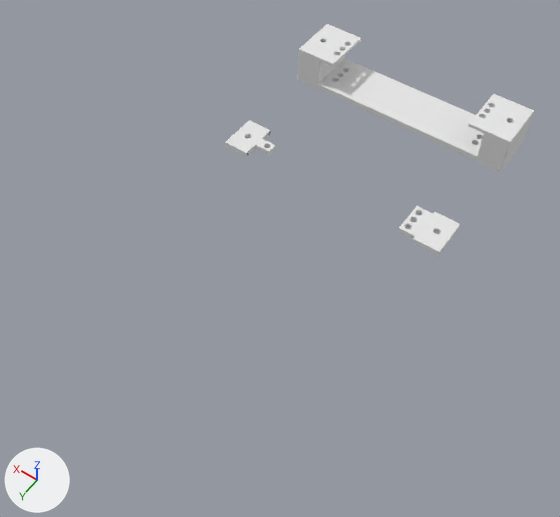
What one commit did to the Blender file Case01/foot.blend.
Rendered twice from a camera (50 mm lens) standing at (-190.0, 437.0, 407.0) and looking at (-4.0, 176.0, -3.0). Lighting does not change. The marker at lower left points along +X, +Y and +Z.

Script lines for the objects in view, before the commit:
```python
ob_foot = bpy.data.objects.new('Foot', me_cube)
ob_foot.location = (0.0, 0.0, 0.0)
ob_foot.rotation_euler = (1.571, 0.0, 0.0)  # degrees (90, 0, 0)
ob_foot_001 = bpy.data.objects.new('Foot.001', me_cube_008)
ob_foot_001.location = (0.0, 100.0, 0.0)
ob_foot_001.rotation_euler = (1.571, 0.0, 0.0)  # degrees (90, 0, 0)
```
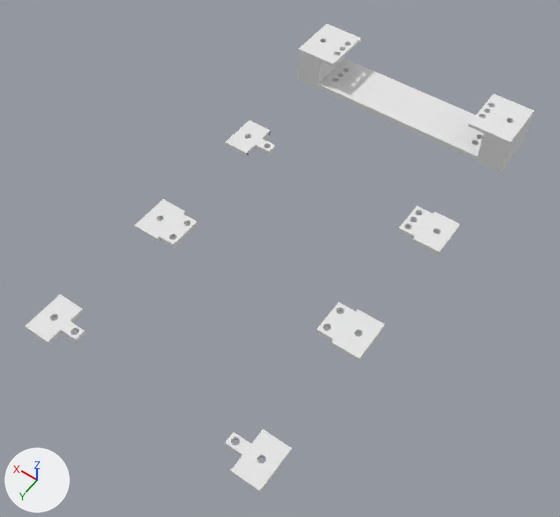
What differs and where, as boxes [x1, y1, x2, y2] in the pictures (560 x 517 px):
'Foot.003', added: after [25, 294, 292, 493]
'Foot.002', added: after [135, 199, 385, 362]

Edits to the bpy script that builds the scene:
```text
Add me_cube_010:
    me_cube_010.from_pydata(...)  # 416 vertices, 220 faces; spans x -90.0..90.0, y 0.0..4.0, z -15.0..15.0
    me_cube_010.materials.append(mat_material)  # white #e7e7e7
Add me_cube_014:
    me_cube_014.from_pydata(...)  # 352 vertices, 236 faces; spans x -90.0..90.0, y 0.0..4.0, z -15.0..15.0
    me_cube_014.materials.append(mat_material)  # white #e7e7e7
Add ob_foot_002:
    ob_foot_002 = bpy.data.objects.new('Foot.002', me_cube_010)
    ob_foot_002.location = (0.0, 200.0, 0.0)
    ob_foot_002.rotation_euler = (1.571, 0.0, 0.0)  # degrees (90, 0, 0)
    _vg = ob_foot_002.vertex_groups.new(name='Group')
    _vg = ob_foot_002.vertex_groups.new(name='Group.001')
    _vg.add([0, 1, 2, 3, 4, 5, 6, 7, 8, 9, 10, 11, 12, 13, 14, 15, 16, 17, 18, 19, 20, 21, 22, 23, 24, 25, 26, 27, 28, 29, 30, 31, 32, 33, 34, 35, 36, 37, 38, 39, 40, 41, 42, 43, 44, 45, 46, 47, 48, 49, 50, 51, 52, 53, 54, 55, 56, 57, 58, 59, 60, 61, 62, 63, 64, 65, 66, 67, 68, 69, 70, 71, 72, 73, 74, 75, 76, 77, 78, 79, 80, 81, 82, 83, 84, 85, 86, 87, 88, 89, 90, 91, 92, 93, 94, 95, 96, 97, 98, 99, 100, 101, 102, 103, 104, 105, 106, 107, 108, 109, 110, 111, 112, 113, 114, 115, 116, 117, 118, 119, 120, 121, 122, 123, 124, 125, 126, 127, 128, 129, 130, 131, 132, 133, 134, 135, 136, 137, 138, 139, 140, 141, 142, 143, 144, 145, 146, 147, 148, 149, 150, 151, 152, 153, 154, 155, 156, 157, 158, 159, 160, 161, 162, 163, 164, 165, 166, 167, 168, 169, 170, 171, 172, 173, 174, 175, 176, 177, 178, 179, 180, 181, 182, 183, 184, 185, 186, 187, 188, 189, 190, 191, 192, 193, 194, 195, 196, 197, 198, 199, 200, 201, 202, 203, 204, 205, 206, 207, 208, 209, 210, 211, 212, 213, 232, 233, 243, 244, 252, 253, 277, 306, 307, 367], 1.0, 'REPLACE')
    _m = ob_foot_002.modifiers.new('Bevel', 'BEVEL')
    _m.width = 0.2
    _m.width_pct = 0.2
    _m.limit_method = 'VGROUP'
    _m.vertex_group = 'Group.001'
    _m.offset_type = 'DEPTH'
    _m.spread = 0.0
Add ob_foot_003:
    ob_foot_003 = bpy.data.objects.new('Foot.003', me_cube_014)
    ob_foot_003.location = (0.0, 300.0, 0.0)
    ob_foot_003.rotation_euler = (1.571, 0.0, 0.0)  # degrees (90, 0, 0)
```
